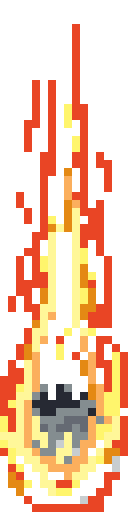
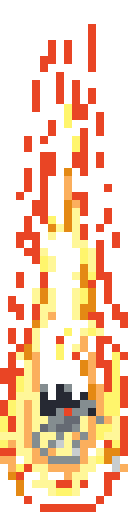
Revision of a layered w=128, h=512 image; what changed, layer by layer:
added layer "Layer 2 copy" above "Layer 2" over [left=0, top=24, right=128, bottom=512]
hid "Layer 2", painted on it over [left=0, top=24, right=128, bottom=512]
